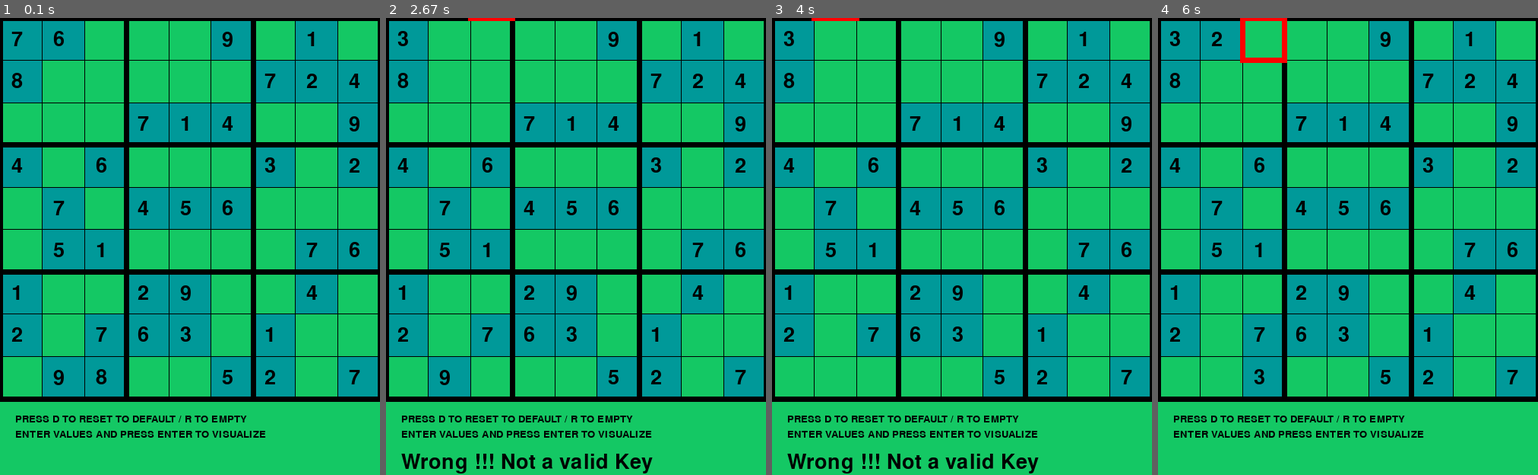
Above: before the commit, frames 1-4 (left to right).
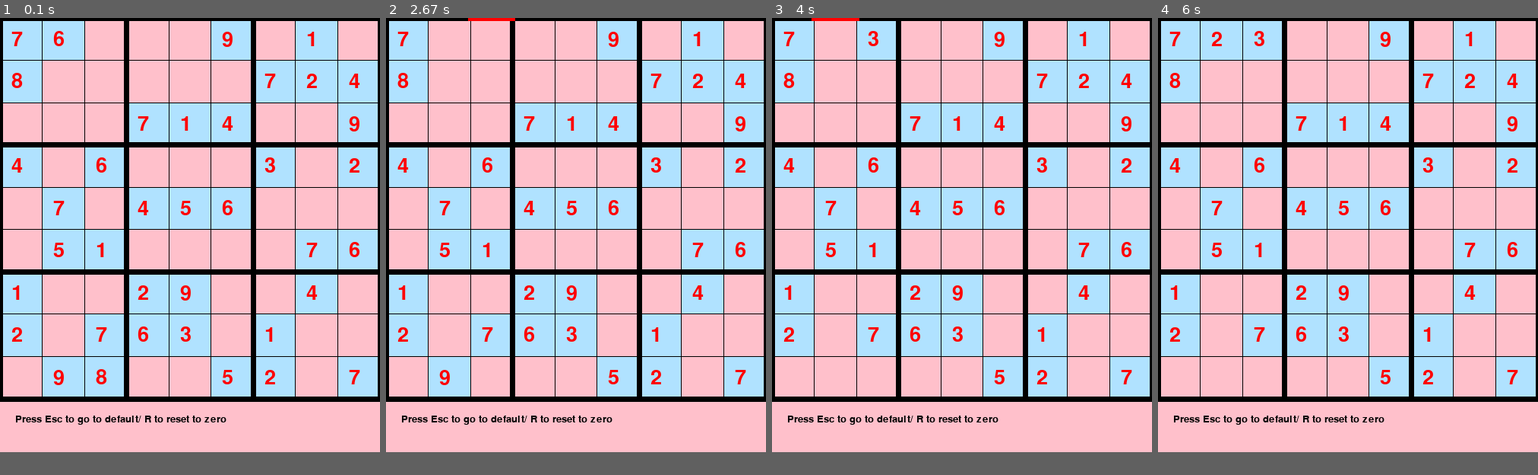
Above: after the commit, the same moments.

Repository: KilamRuhdam01/Sudoku_Checker
Game: pygame game, started from pygame1.py
Two runs of this game, one before a commit and one after it. Both use one fixed random seed, a clock stepped at 60 frames per second and the inputs below.
Inputs:
- Up to frame 1 (0.1 s): no input
- Up to frame 2 (2.67 s): tap 3 at 0.33, 1.82 s; hold Esc 0.67-1.13 s; hold Right 0.67-1.13 s; tap 5 at 0.82, 2.15 s; hold Right 1.17-1.63 s; hold Up 1.67-1.97 s; hold Right 2-2.47 s; hold Left from 2.5 s (still down); tap 2 at 2.65 s
- Up to frame 3 (4 s): release Left at 3.03 s; hold Down 3.07-3.37 s; tap 3 at 3.22 s; hold Left 3.4-3.8 s; tap 5 at 3.55 s; hold Up from 3.83 s (still down); tap 2 at 3.98 s
- Up to frame 4 (6 s): release Up at 4.2 s; hold Right 4.23-4.87 s; tap 3 at 4.38, 5.95 s; hold Down 4.9-5.27 s; tap 5 at 5.05 s; hold Left 5.3-5.77 s; tap 2 at 5.45 s; hold Right from 5.8 s (still down)
The window is 500x600 before the commit and 500x570 after it. Grey fills any space a smaller window leaves; there, only what the larger window draws over its background counts as a difference.

The runs differ from the first frame. In frame 1, 86% of the frame differs, in the area x 0-100%, y 0-95%; in frame 2, 86%, in the area x 0-100%, y 0-100%; in frame 3, 86%; in frame 4, 86%.

Commit message:
Changed the Color Scheme

Diff:
--- a/pygame1.py
+++ b/pygame1.py
@@ -10,11 +10,11 @@
 pygame.font.init()
 
 # Entire window
-screen = pygame.display.set_mode((500, 600))
+screen = pygame.display.set_mode((500, 570))
 
 # Title
-pygame.display.set_caption("SUDOKU")
-screen.fill((1,200,34))
+pygame.display.set_caption("Sudoku Input Checker")
+screen.fill((1,1,3))
 
 
 x = 0
@@ -70,14 +70,14 @@
 			if grid[i][j]!= 0:
 
 				# Fill blue color in already numbered grid
-				pygame.draw.rect(screen, (0, 153, 153), (i * dif, j * dif, dif + 1, dif + 1))
+				pygame.draw.rect(screen, (176, 226, 255), (i * dif, j * dif, dif + 1, dif + 1))
 
 				# Fill gird with default numbers specified
-				text1 = font1.render(str(grid[i][j]), 1, (0, 0, 0))
+				text1 = font1.render(str(grid[i][j]), 1, (255, 0, 0))
 				screen.blit(text1, (i * dif + 15, j * dif + 15))
 			else:
 				pass
-	# Draw lines horizontally and verticallyto form grid
+	# Draw lines horizontally and vertically to form grid
 	for i in range(10):
 		if i % 3 == 0 :
 			thick = 7
@@ -87,7 +87,7 @@
 		pygame.draw.line(screen, (0, 0, 0), (i * dif, 0), (i * dif, 500), thick)
 
 # Fill value entered in cell
-def draw_val(val):
+def write(val):
 	text1 = font1.render(str(val), 1, (0, 0, 0))
 	screen.blit(text1, (x * dif + 15, y * dif + 15))
 
@@ -119,15 +119,11 @@
 
 # Display instruction for the game
 def instruction():
-	text1 = font2.render("PRESS D TO RESET TO DEFAULT / R TO EMPTY", 1, (0, 0, 0))
-	text2 = font2.render("ENTER VALUES AND PRESS ENTER TO VISUALIZE", 1, (0, 0, 0))
+	text1 = font2.render("Press Esc to go to default/ R to reset to zero", 1, (0, 0, 0))
 	screen.blit(text1, (20, 520))
-	screen.blit(text2, (20, 540))
-
-# Display options when solved
-def result():
-	text1 = font1.render("FINISHED PRESS R or D", 1, (0, 0, 0))
-	screen.blit(text1, (20, 570))
+
+
+
 run = True
 flag1 = 0
 
@@ -136,10 +132,11 @@
 # The loop thats keep the window running
 while run:
 
-	# White color background
-	screen.fill((20, 200, 100))
+	#fill the background
+	screen.fill((255,192,203))
+	events = pygame.event.get()
 	# Loop through the events stored in event.get()
-	for event in pygame.event.get():
+	for event in events:
 		# Quit the game window
 		if event.type == pygame.QUIT:
 			run = False
@@ -185,7 +182,7 @@
 			if event.key == pygame.K_r:
 				rs = 0
 				error = 0
-				flag2 = 0
+
 				grid =[
 				[0, 0, 0, 0, 0, 0, 0, 0, 0],
 				[0, 0, 0, 0, 0, 0, 0, 0, 0],
@@ -198,10 +195,10 @@
 				[0, 0, 0, 0, 0, 0, 0, 0, 0]
 				]
 			# If D is pressed reset the board to default
-			if event.key == pygame.K_d:
+			if event.key == pygame.K_ESCAPE:
 				rs = 0
 				error = 0
-				flag2 = 0
+
 				grid =[
 					[7, 8, 0, 4, 0, 0, 1, 2, 0],
 					[6, 0, 0, 0, 7, 5, 0, 0, 9],
@@ -215,11 +212,12 @@
 				]
 
 	if val != 0:
-		draw_val(val)
+
 		# print(x)
 		# print(y)
 		if valid(grid, int(x), int(y), val)== True:
 			grid[int(x)][int(y)]= val
+			write(val)
 			flag1 = 0
 		else:
 			grid[int(x)][int(y)]= 0
